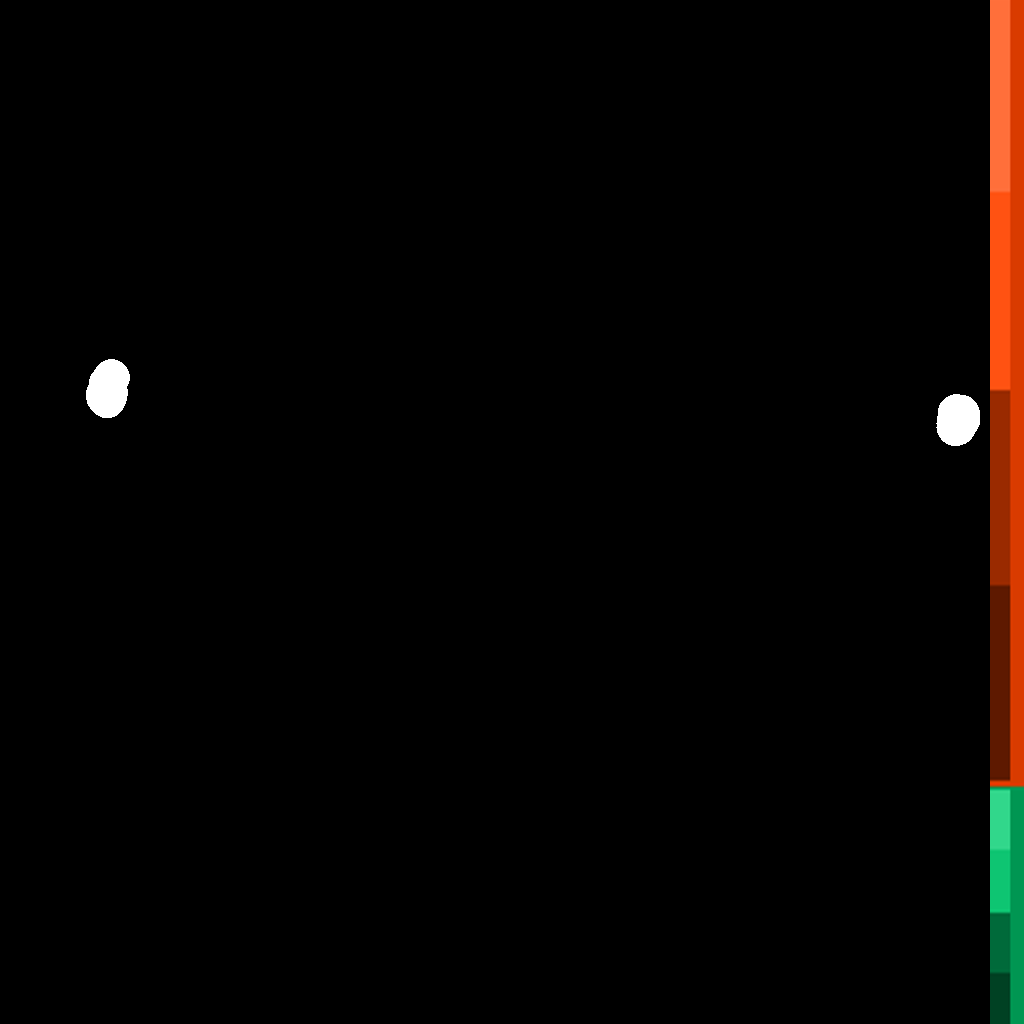
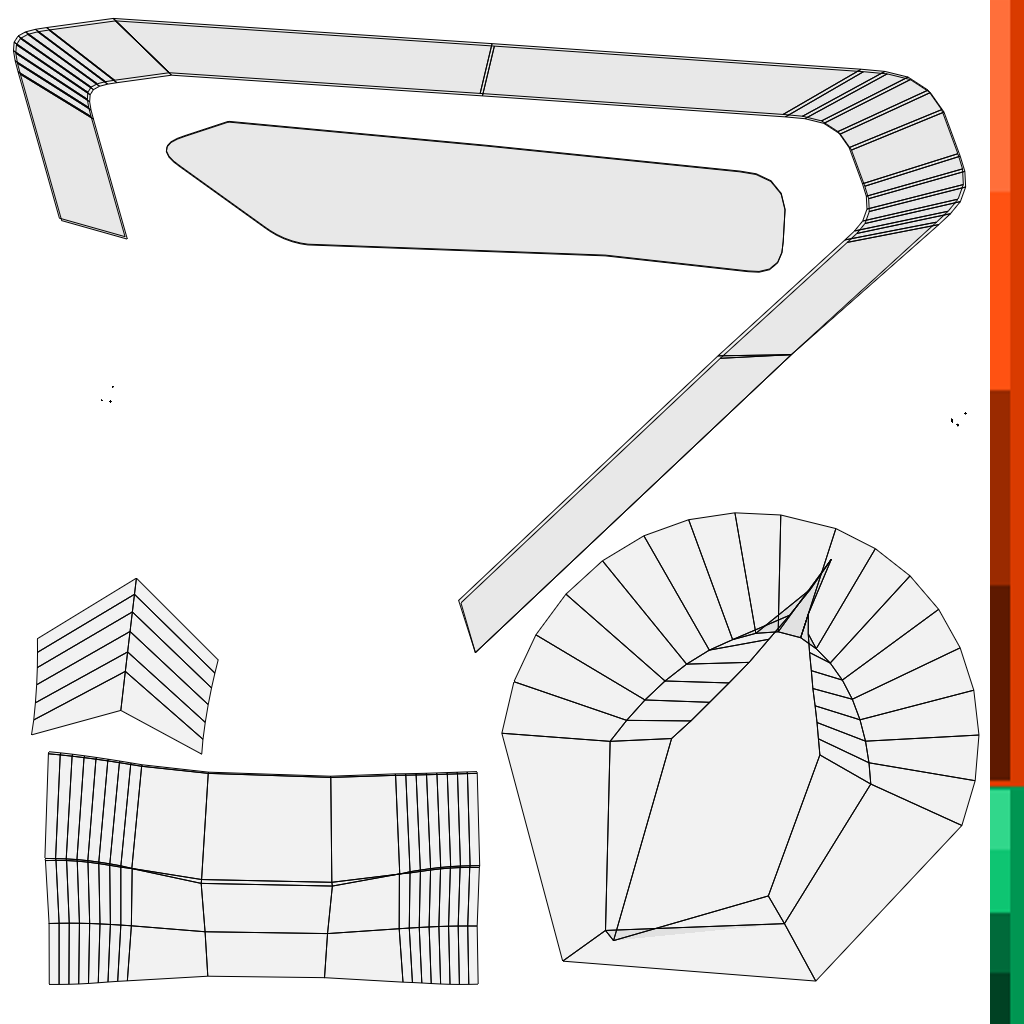
The second 1024 × 1024 image is a revision of the first. Changes to its layers:
showed "Background" over [0, 0, 990, 1024]
hid "Paint Layer 2" over [0, 0, 990, 1024]
